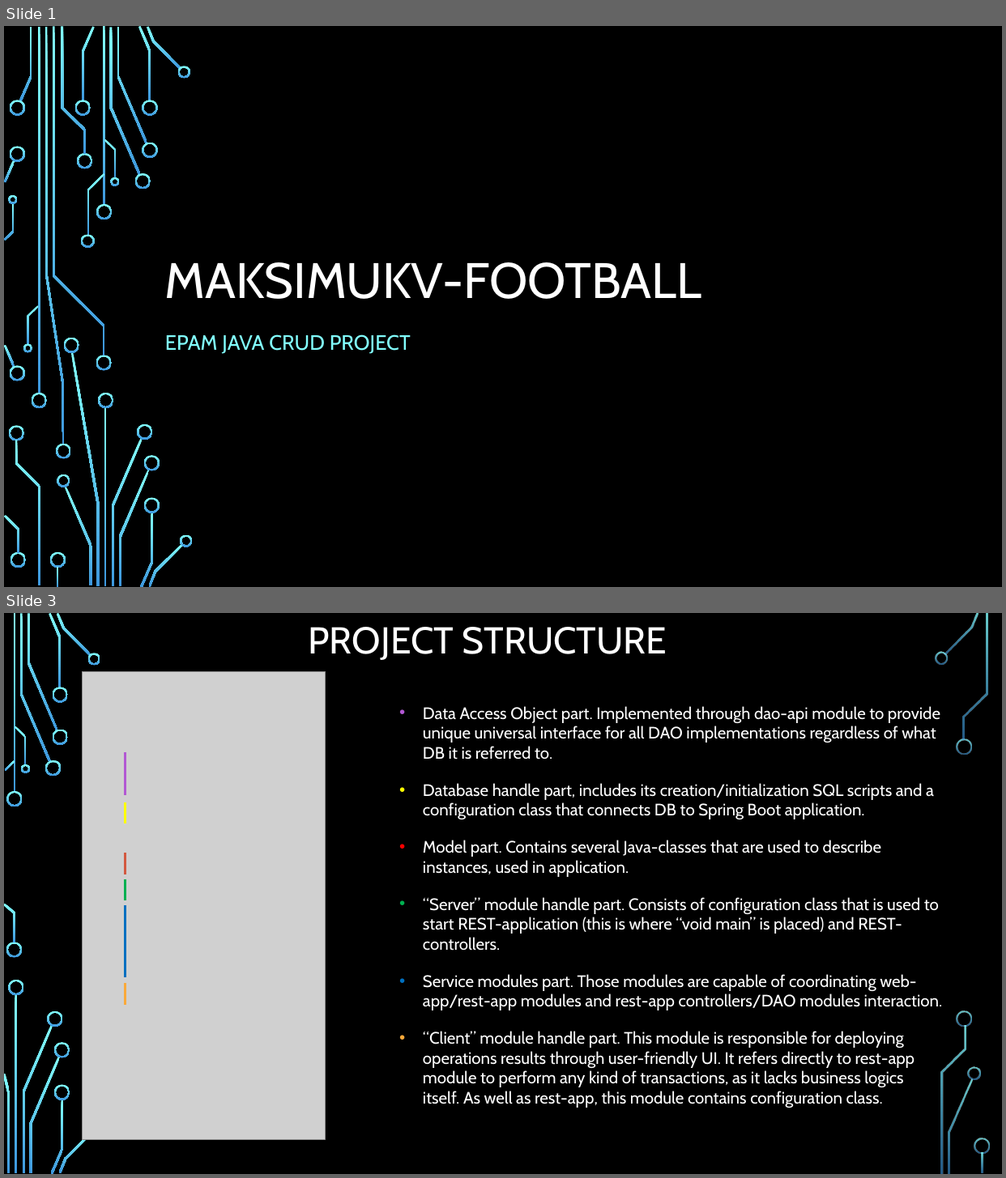
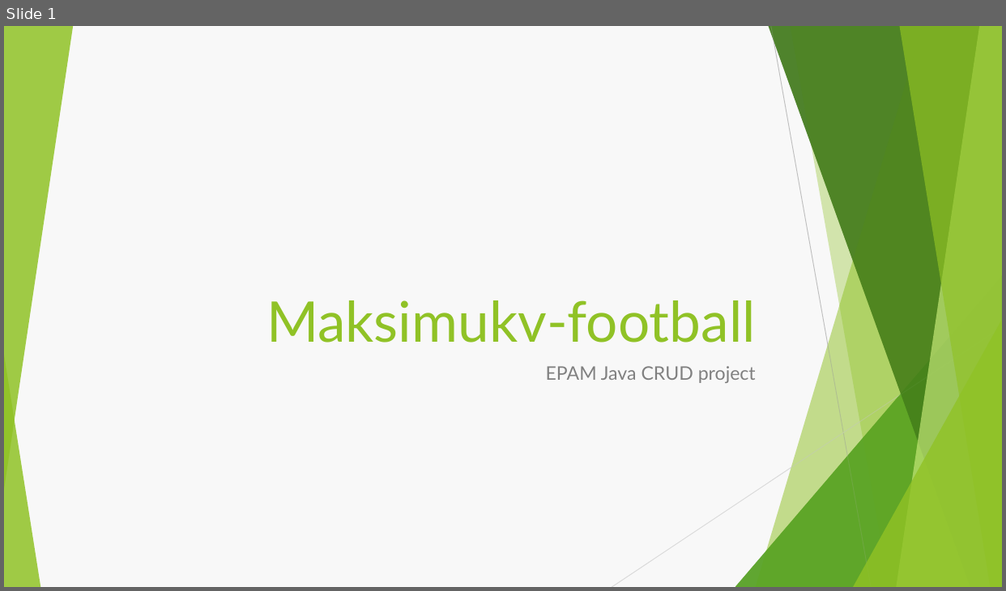
Before and after one commit to Brest-Java-Course-2021/MaksimukV-football, a slide deck: documentation/about/Maksimukv-football-shortened.pptx. Shown one above the other, each under a label of ours: slides 1 and 3 before the commit, slide 1 after it; the slides between them are not shown. The pictures are 1006x1178 and 1006x591 pixels, drawn with LibreOffice and Linux fonts; fonts in the diff are those of the drawing; grey boxes stand for pictures; background and template pictures are left out. Boxes give left, top, right and bottom in pixels: in the first picture for what was removed or moved away, otherwise in the second. Text is boxed around its words. In the diff, an @@ line names an element or a change of style, - is before the commit and + after.

```diff
--- a/documentation/about/Maksimukv-football-shortened.pptx
+++ b/documentation/about/Maksimukv-football-shortened.pptx
@@ slide 3 removed at box(4, 613, 1002, 1174), background picture (left out) @@
@@ title removed at box(308, 627, 667, 660) @@
-PROJECT STRUCTURE
@@ picture removed at box(82, 671, 325, 1140) @@
@@ text removed at box(423, 706, 940, 760) @@
-• Data Access Object part. Implemented through dao-api module to provide unique universal interface for all DAO implementations regardless of what DB it is referred to.
@@ line removed from (126, 752) to (126, 795) @@
@@ line removed from (126, 803) to (126, 824) @@
@@ text removed at box(423, 783, 934, 820) @@
-• Database handle part, includes its creation/initialization SQL scripts and a configuration class that connects DB to Spring Boot application.
@@ line removed from (126, 854) to (126, 875) @@
@@ text removed at box(423, 840, 881, 877) @@
-• Model part. Contains several Java-classes that are used to describe instances, used in application.
@@ line removed from (126, 879) to (126, 901) @@
@@ text removed at box(423, 897, 939, 951) @@
-• “Server” module handle part. Consists of configuration class that is used to start REST-application (this is where “void main” is placed) and REST-controllers.
@@ line removed from (126, 905) to (126, 977) @@
@@ text removed at box(423, 974, 943, 1011) @@
-• Service modules part. Those modules are capable of coordinating web-app/rest-app modules and rest-app controllers/DAO modules interaction.
@@ line removed from (126, 983) to (126, 1005) @@
@@ text removed at box(423, 1031, 914, 1108) @@
-• “Client” module handle part. This module is responsible for deploying operations results through user-friendly UI. It refers directly to rest-app module to perform any kind of transactions, as it lacks business logics itself. As well as rest-app, this module contains configuration class.
@@ group removed at box(4, 613, 990, 1174): 32 freeform shapes, 3 rectangles @@
@@ slide 1 changed as well @@
@@ background picture (left out) to #F8F8F8 @@
@@ group added at box(4, 26, 1002, 587): 5 freeform shapes, 3 triangles, 2 lines @@
@@ title at box(266, 301, 756, 343): text changed; size 48 to 54 pt; font Cabin to Lato; text colour #FFFFFF to #90C226 @@
-MAKSIMUKV-FOOTBALL
+Maksimukv-football
@@ group added at box(4, 26, 1002, 587): 5 freeform shapes, 3 triangles @@
@@ subtitle at box(546, 366, 756, 383): text changed; size 20 to 18 pt; font Cabin to Lato; text colour #82FFFF to #808080 @@
-EPAM JAVA CRUD PROJECT
+EPAM Java CRUD project
@@ group removed at box(4, 26, 193, 587): 50 freeform shapes, 4 rectangles @@
```
Also in this commit, not shown: 1 other slide changed, 5 slides added, 8 other slides removed, 9 other files.
